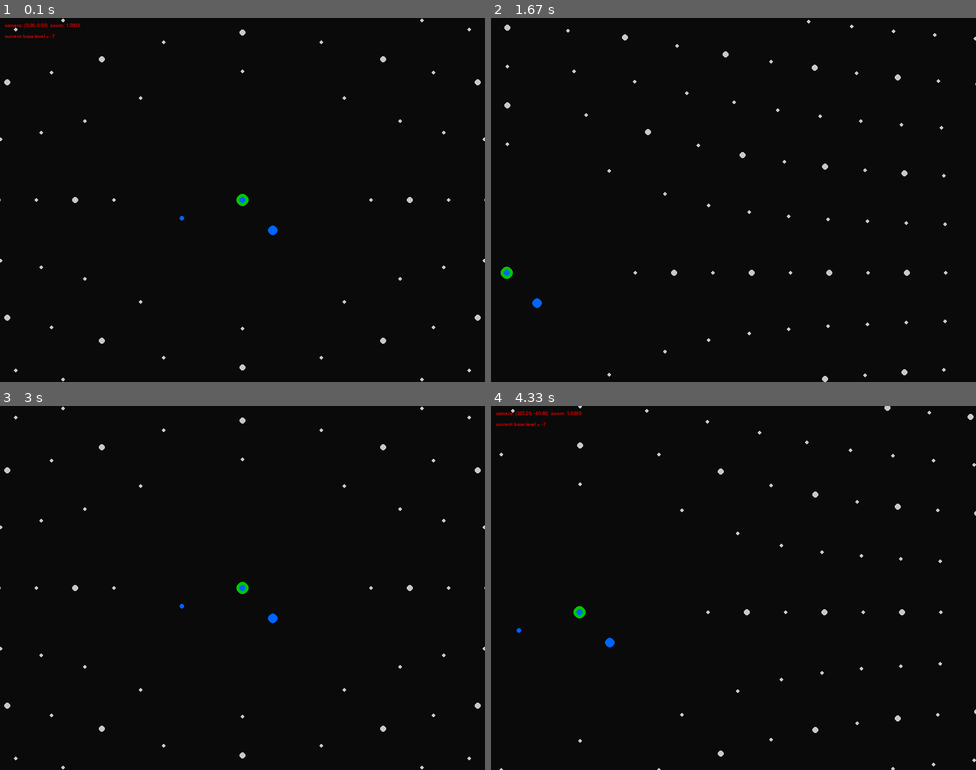
Above: before the commit, frames 1-4 (two rows, left to right).
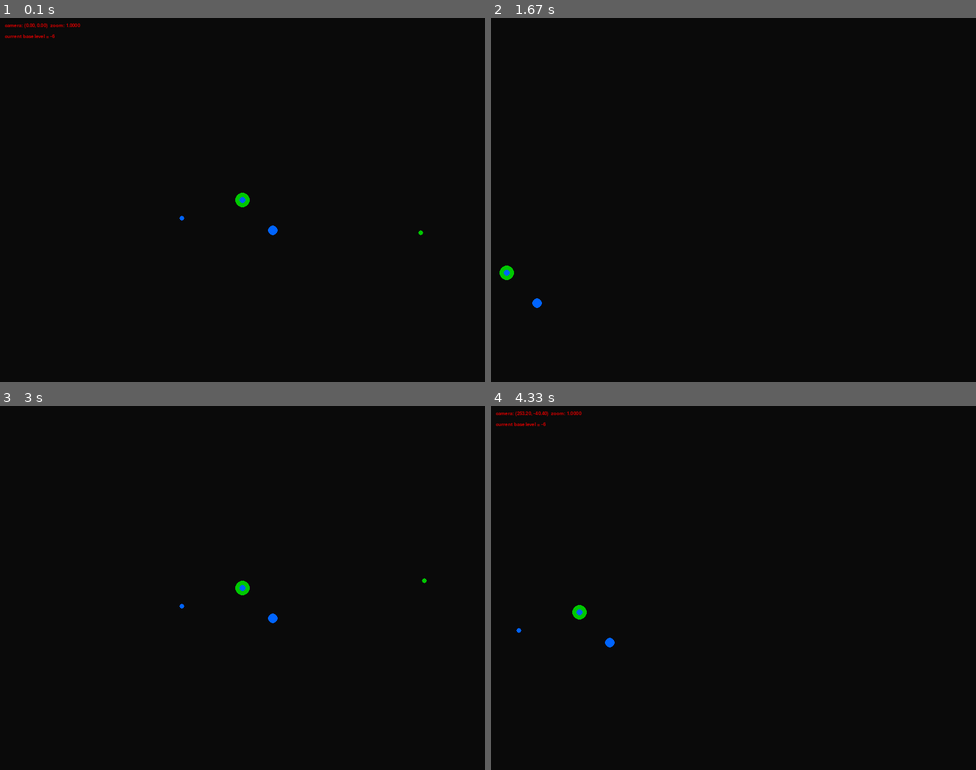
Above: after the commit, the same moments.

Repository: Rigo2000/spacetimecurves
Game: pygame game, started from python1.py
Two runs of this game, one before a commit and one after it. Both use one fixed random seed, a clock stepped at 60 frames per second and the inputs below.
Inputs (mouse positions are in pixels of both pictures, inside the frame that each line leads up to):
- Up to frame 1 (0.1 s): no input
- Up to frame 2 (1.67 s): hold Right 0.33-0.8 s; move the mouse to (714, 214) at 0.37 s; hold Up 0.83-1.13 s; hold W 0.83-1.13 s; move the mouse to (733, 221) at 0.87 s; hold Right 1.17-1.63 s; hold D 1.17-1.63 s; move the mouse to (782, 280) at 1.2 s
- Up to frame 3 (3 s): hold Left 1.67-2.2 s; hold A 1.67-2.2 s; move the mouse to (92, 675) at 1.7 s; hold Down 2.23-2.53 s; hold S 2.23-2.53 s; move the mouse to (300, 620) at 2.27 s; hold Left 2.57-2.97 s; hold A 2.57-2.97 s; move the mouse to (252, 464) at 2.6 s
- Up to frame 4 (4.33 s): hold Up 3-3.37 s; hold W 3-3.37 s; move the mouse to (558, 577) at 3.03 s; hold Right 3.4-4.03 s; hold D 3.4-4.03 s; move the mouse to (733, 631) at 3.43 s; hold Down from 4.07 s (still down); hold S from 4.07 s (still down); move the mouse to (917, 726) at 4.1 s

The runs differ from the first frame. In frame 1, 0.4% of the frame differs, in the area x 0-100%, y 0-100%; in frame 2, 0.5%, in the area x 1-100%, y 0-100%; in frame 3, 0.4%; in frame 4, 0.4%.

Commit message:
har tilføjet en slags bevægelse som en funktion af z-slope

Diff:
--- a/python1.py
+++ b/python1.py
@@ -12,9 +12,11 @@
 
 # Grid constants
 BASE_SPACING = 1.0    # world spacing at absolute Level 0
-TARGET_SPACING_PX = 100.0  # preferred on-screen spacing for "current level"
+TARGET_SPACING_PX = 50.0  # preferred on-screen spacing for "current level"
 MAX_REL_LEVELS = 2     # number of finer levels to draw
 R_MIN, R_MAX = 1.0, 5.0
+DISPLACEMENT_THRESHOLD = 10000
+
 
 class Particle:
     def __init__(self, world_x, world_y, size=5, color=(0, 100, 255)):
@@ -33,20 +35,133 @@
         if -screen_radius <= sx <= WIDTH + screen_radius and -screen_radius <= sy <= HEIGHT + screen_radius:
             pygame.draw.circle(screen, self.color, (int(sx), int(sy)), screen_radius)
 class Body:
-    def __init__(self, x, y, mass, radius=5.0):
-        self.x = x        # world x
-        self.y = y        # world y
-        self.mass = mass  # kg
-        self.radius = radius  # visual radius for rendering
-        self.rs = 2 * 6.67430e-11 * mass / (3e8**2)  # Schwarzschild radius
+    def __init__(self, x, y, mass, radius=5.0,
+                 displacement_threshold=200, rs_visual=None,
+                 movable=False, vx=0.0, vy=0.0):
+        self.x = float(x)
+        self.y = float(y)
+        self.mass = mass
+        self.radius = radius
+
+        # real schwarzschild radius (for reference)
+        self.rs = 2 * 6.67430e-11 * mass / (3e8**2)
+
+        # visual exaggeration
+        if rs_visual is not None:
+            self.rs_visual = float(rs_visual)
+        else:
+            self.rs_visual = 1e3 * self.rs
+
+        self.displacement_threshold = displacement_threshold
+
+        # movement properties (if movable True)
+        self.movable = bool(movable)
+        self.vx = float(vx)
+        self.vy = float(vy)
+        self.speed = math.hypot(self.vx, self.vy) if (self.vx or self.vy) else 0.0
+
+        # steering parameters (tune for stable orbits)
+        self.steering_K = 0.8         # how strongly slope steers direction
+        self.max_turn_rate = math.radians(180)  # rad/s cap
+        self.damping = 0.0            # optional small damping (0..1) to remove drift
 
     def draw(self, camera_x, camera_y, camera_zoom):
         sx = (self.x - camera_x) * camera_zoom + WIDTH * 0.5
         sy = (self.y - camera_y) * camera_zoom + HEIGHT * 0.5
         screen_radius = max(1, int(round(self.radius * camera_zoom)))
-        # Simple culling
         if -screen_radius <= sx <= WIDTH + screen_radius and -screen_radius <= sy <= HEIGHT + screen_radius:
             pygame.draw.circle(screen, (0, 200, 0), (int(sx), int(sy)), screen_radius)
+
+    def update(self, dt, all_bodies):
+        """If movable, steer according to gradZ from other bodies and integrate."""
+        if not self.movable:
+            return
+
+        # speed and unit direction
+        vmag = math.hypot(self.vx, self.vy)
+        if vmag == 0:
+            # initialize small random velocity to avoid zero division
+            ang = random.random() * 2 * math.pi
+            self.vx = math.cos(ang) * 1e-3
+            self.vy = math.sin(ang) * 1e-3
+            vmag = math.hypot(self.vx, self.vy)
+        ux = self.vx / vmag
+        uy = self.vy / vmag
+
+        # compute gradient of Z from *other* bodies only
+        other_bodies = [b for b in all_bodies if b is not self]
+        gx, gy = gradZ_at((self.x, self.y), other_bodies)
+        gmag = math.hypot(gx, gy)
+
+        if gmag > 0:
+            # downhill direction (toward reducing Z)
+            dx = gx / gmag
+            dy = gy / gmag
+
+            # steering strength from slope magnitude
+            strength = self.steering_K * min(1.0, gmag)  # clamp to [0,1]
+            blended_x = ux * (1.0 - strength) + dx * strength
+            blended_y = uy * (1.0 - strength) + dy * strength
+
+            # normalize blended
+            bmag = math.hypot(blended_x, blended_y)
+            if bmag > 0:
+                new_ux = blended_x / bmag
+                new_uy = blended_y / bmag
+            else:
+                new_ux, new_uy = ux, uy
+
+            # limit maximum turn rate
+            dot = max(-1.0, min(1.0, ux * new_ux + uy * new_uy))
+            ang = math.acos(dot)
+            max_ang = self.max_turn_rate * dt
+            if ang > max_ang and ang > 1e-8:
+                sign = 1.0 if (ux * new_uy - uy * new_ux) >= 0 else -1.0
+                cosA = math.cos(max_ang)
+                sinA = math.sin(max_ang) * sign
+                rx = ux * cosA - uy * sinA
+                ry = ux * sinA + uy * cosA
+                rmag = math.hypot(rx, ry)
+                ux, uy = rx / rmag, ry / rmag
+            else:
+                ux, uy = new_ux, new_uy
+
+        # keep magnitude of velocity (self.speed) if set, otherwise use vmag
+        if self.speed == 0:
+            self.speed = vmag if vmag > 0 else 1.0
+
+        # optional damping (to avoid runaway)
+        if self.damping:
+            self.speed *= (1.0 - self.damping * dt)
+
+        # update velocity and integrate position
+        self.vx = ux * self.speed
+        self.vy = uy * self.speed
+        self.x += self.vx * dt
+        self.y += self.vy * dt
+
+# helpers used by Body
+def gradZ_at(pos, bodies):
+    """Gradient of visualization Z at world position pos (dZ/dx, dZ/dy).
+       Excludes any contribution from bodies with zero rs_visual or beyond threshold.
+    """
+    x, y = pos
+    gx = 0.0
+    gy = 0.0
+    for b in bodies:
+        # skip if this body is None or if b.rs_visual==0
+        dx = x - b.x
+        dy = y - b.y
+        r = math.hypot(dx, dy) + 1e-9
+        if r > getattr(b, "displacement_threshold", 200):
+            continue
+        # Z contribution used in visualization was Z ~ b.rs_visual / r
+        # grad dZ/dx = -b.rs_visual * dx / r^3
+        inv_r3 = 1.0 / (r * r * r + 1e-12)
+        gx += -b.rs_visual * dx * inv_r3
+        gy += -b.rs_visual * dy * inv_r3
+    return gx, gy
+
 
 
 
@@ -56,10 +171,33 @@
     Particle(-100, 30, size=4)
 ]
 
-bodies = [
-    Body(0, 0, 5e24),          # like Earth
-    Body(0, 0, 1.989e29, 10)   # like Sun
-]
+# create bodies list
+bodies = []
+
+# central star (immobile)
+star = Body(x=0.0, y=0.0, mass=1.989e30, radius=12.0,
+            displacement_threshold=2000, rs_visual=1e6, movable=False)
+bodies.append(star)
+
+# orbiting body (movable)
+r_orbit = 300.0  # world units distance from star
+# compute initial tangential speed using v ≈ K * rs_visual / r  (geometry-based guess)
+K_guess = 0.2
+v_guess = K_guess * star.rs_visual / r_orbit
+# if v_guess is tiny, scale it to a visually useful number
+if v_guess < 1.0:
+    v_guess = 80.0  # fallback base speed for visualization
+
+moon = Body(x=r_orbit, y=0.0, mass=7.3e22, radius=4.0,
+            displacement_threshold=1000, rs_visual=star.rs_visual * 0.1,
+            movable=True, vx=0.0, vy=v_guess)
+
+# set a desired constant speed for the moon (tweakable)
+moon.speed = v_guess
+moon.steering_K = K_guess
+moon.max_turn_rate = math.radians(120)  # allow some turning
+
+bodies.append(moon)
 
 def displace_point(x, y, bodies):
     x_new, y_new = x, y
@@ -67,8 +205,10 @@
         dx = x_new - body.x
         dy = y_new - body.y
         r = math.hypot(dx, dy)
+        #if r > DISPLACEMENT_THRESHOLD:
+        #    continue  # ignore this body
         if r == 0:
-            continue  # avoid division by zero
+            continue
         # apply weak-field radial displacement
         r_proper = r * (1 + body.rs / (2*r))
         x_new = body.x + r_proper * dx / r
@@ -118,15 +258,14 @@
             # Apply displacement due to all bodies
             x_disp, y_disp = displace_point(x, y, bodies)
             sx, sy = world_to_screen(x_disp, y_disp)
+
+            # Draw the grid point if on screen
             if -10 <= sx <= WIDTH + 10 and -10 <= sy <= HEIGHT + 10:
                 pygame.draw.circle(screen, (200,200,200), (int(round(sx)), int(round(sy))), int(radius_px))
 
-                # Draw the coordinates next to the point
-                #coord_text = f"({x:.1f}, {y:.1f})"
-                #text_surf = font.render(coord_text, True, (255, 255, 255))
-                #screen.blit(text_surf, (sx, sy + 10))  # offset slightly from point
             y += spacing
         x += spacing
+
 
 def draw_grid():
     L_current = compute_current_level(camera_zoom)
@@ -208,6 +347,9 @@
     screen.fill((10, 10, 10))
     draw_grid()
 
+    for b in bodies:
+        b.update(dt, bodies)
+
     # Draw bodies
     for body in bodies:
         body.draw(camera_x, camera_y, camera_zoom)
